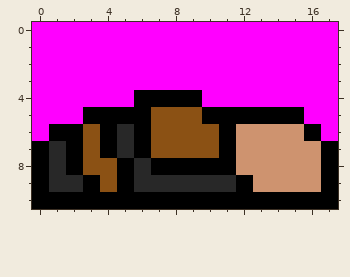
Edited in one commit: pixel-art sprite (Factorio.rte/Actors/Infantry/HeavyEngineer/LegBG004.png). Above: the version before the commit.
The file is 18x11 pixels.
The same view after the edit:
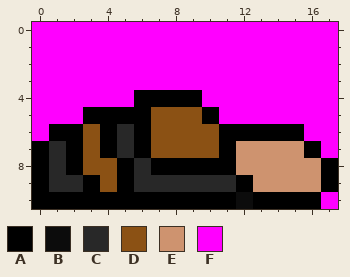
Palette (. is transparent): A #000000  B #0c0c0c  C #282828  D #8b5114  E #ce936f  F #ff00ff
What changed:
Changed rows in their new state; - is an unchanged pixel.
first column x 11:
 5 FFFFF--
 6 -AAAAF-
 7 -----AF
10 -B----F
Pixel boxes of the changes (left, top, right, bottom) in both pictures:
changed: (219, 107, 338, 209)
